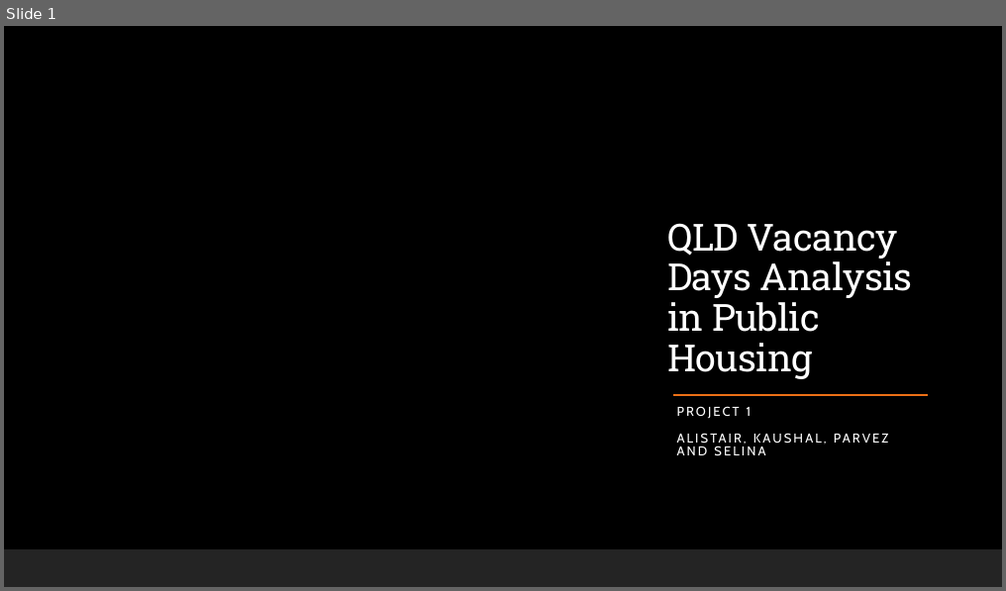
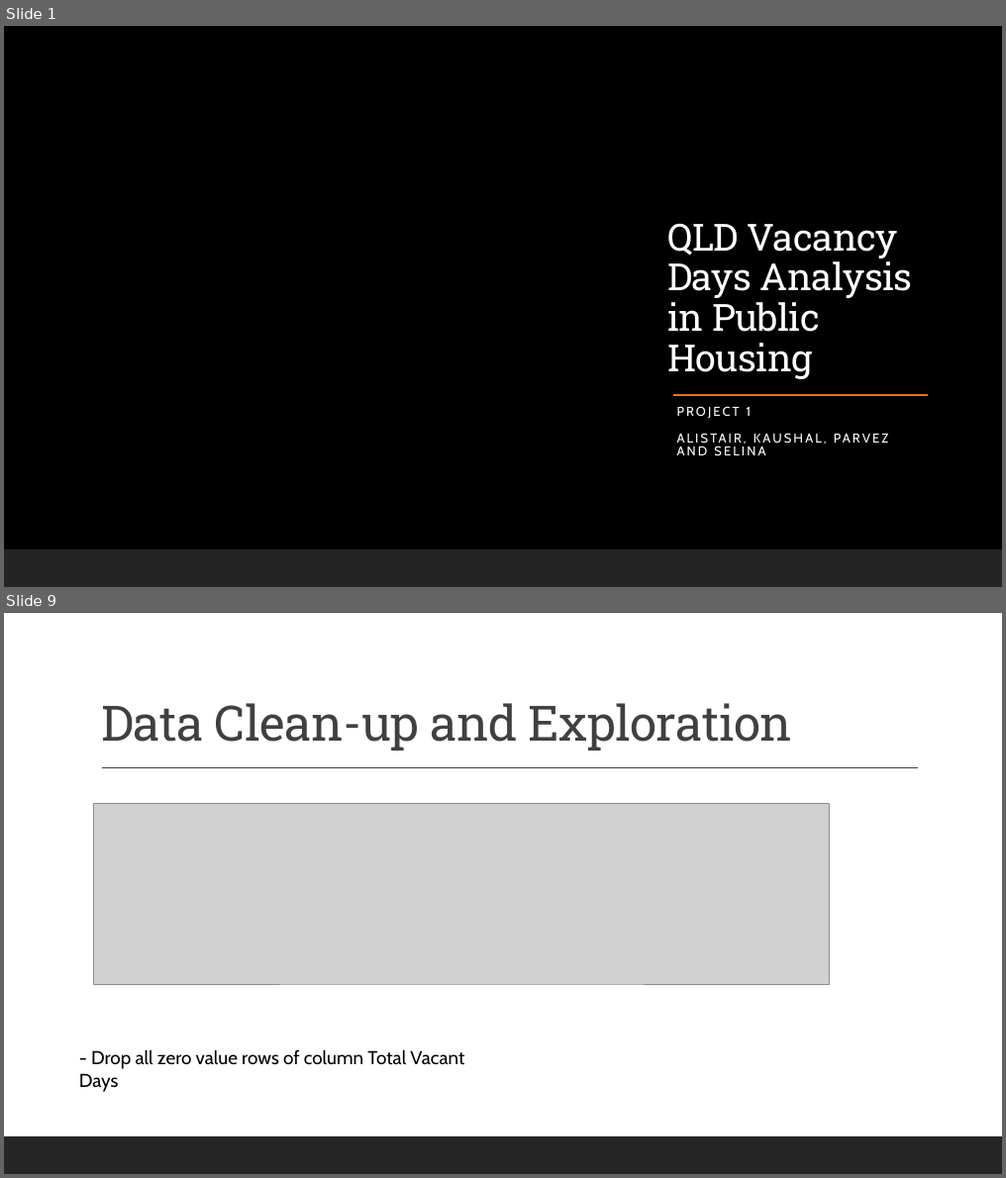
Before and after one commit to Anguyensfg/project-1, a slide deck: QLD Housing Vacancy.pptx. Shown one above the other, each under a label of ours: slide 1 before the commit, slides 1 and 9 after it; the slides between them are not shown. The pictures are 1006x591 and 1006x1178 pixels, drawn with LibreOffice and Linux fonts; fonts in the diff are those of the drawing; grey boxes stand for pictures; background and template pictures are left out. Boxes give left, top, right and bottom in pixels: in the first picture for what was removed or moved away, otherwise in the second. Text is boxed around its words. In the diff, an @@ line names an element or a change of style, - is before the commit and + after.

```diff
--- a/QLD Housing Vacancy.pptx
+++ b/QLD Housing Vacancy.pptx
@@ slide 9 added at [4, 613, 1002, 1174], background #FFFFFF; not listed: 1 template element that a slide beside it also shows @@
@@ title added at [101, 703, 793, 751], 47 pt, text #404040 @@
+Data Clean-up and Exploration
@@ line added from (102, 768) to (918, 768), #404040 1 pt @@
@@ picture added at [94, 803, 829, 984] @@
@@ text added at [91, 1050, 464, 1069], 18 pt, text #000000 @@
+- Drop all zero value rows of column Total Vacant Days
```
Also in this commit, not shown: 10 slides changed, 10 other slides added, 9 slides removed.
